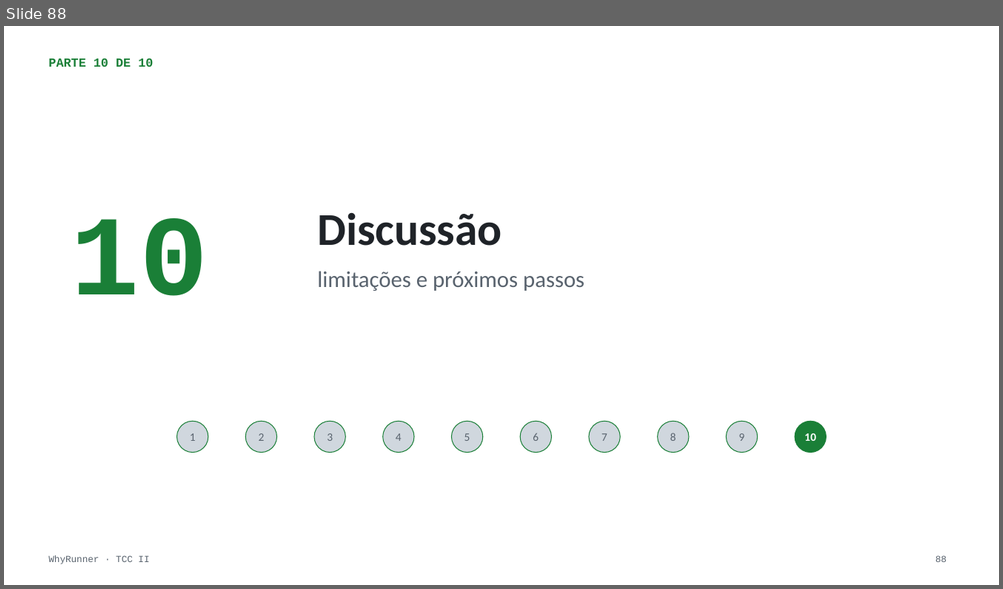
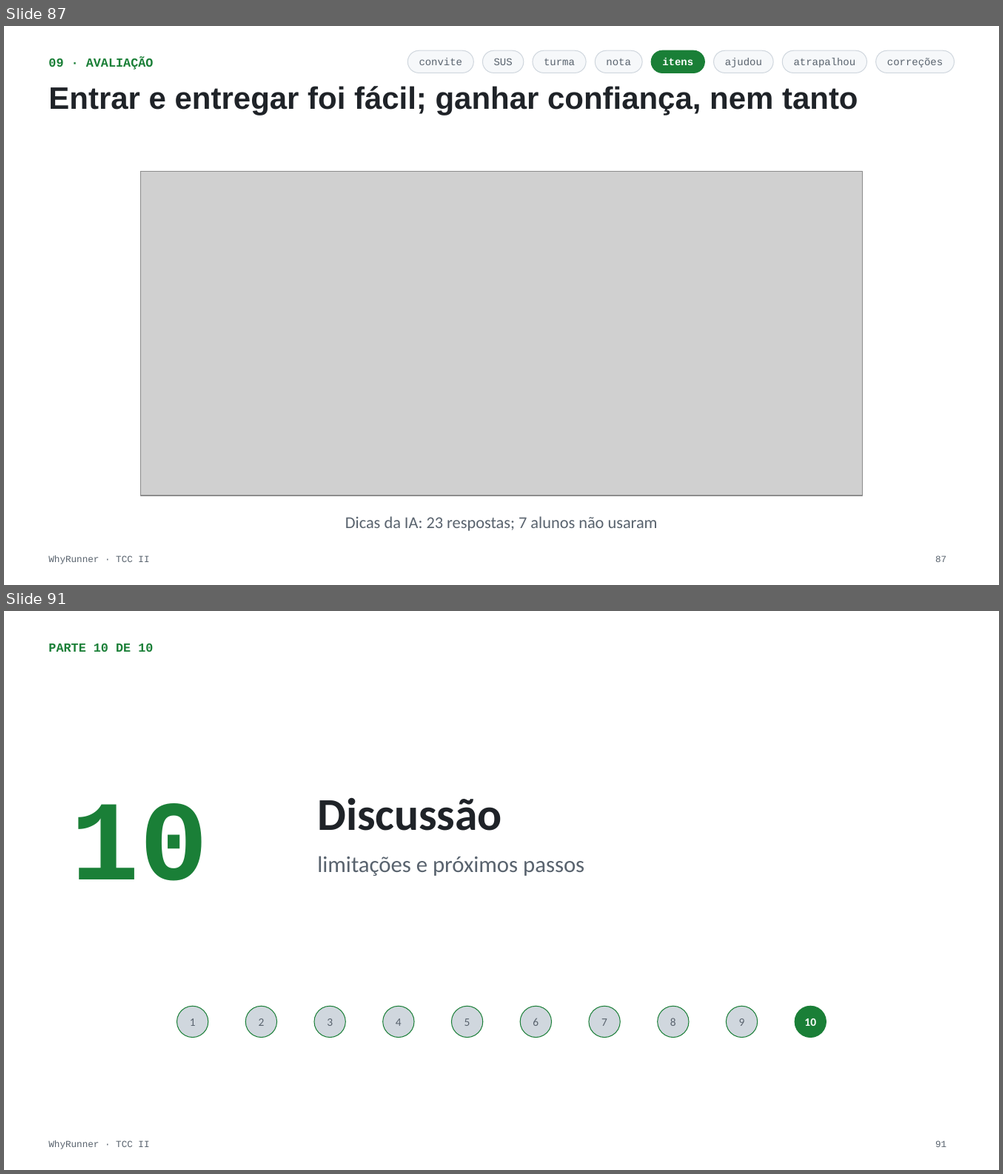
Before and after one commit to whowon2/why-runner, a slide deck: WhyRunner — Apresentação TCC II v5.pptx. Shown one above the other, each under a label of ours: slide 88 before the commit, slides 87 and 91 after it; the slides between them are not shown. The pictures are 1003x589 and 1003x1174 pixels, drawn with LibreOffice and Linux fonts; fonts in the diff are those of the drawing; grey boxes stand for pictures. Boxes give left, top, right and bottom in pixels: in the first picture for what was removed or moved away, otherwise in the second. Text is boxed around its words. In the diff, an @@ line names an element or a change of style, - is before the commit and + after.

```diff
--- a/WhyRunner — Apresentação TCC II v5.pptx
+++ b/WhyRunner — Apresentação TCC II v5.pptx
@@ slide 87 added at (4,26,999,585), background #FFFFFF; not listed: 1 template element that a slide beside it also shows @@
@@ text added at (48,57,153,70), 12 pt, text #1A7F37, bold @@
+09 · AVALIAÇÃO
@@ rounded rectangle added at (407,50,473,73), fill #F6F8FA, outline #D0D7DE 0.75 pt @@
@@ text added at (419,58,463,65), 10 pt, text #59636E @@
+convite
@@ rounded rectangle added at (482,50,523,73), fill #F6F8FA, outline #D0D7DE 0.75 pt @@
@@ text added at (494,58,512,65), 10 pt, text #59636E @@
+SUS
@@ rounded rectangle added at (532,50,586,73), fill #F6F8FA, outline #D0D7DE 0.75 pt @@
@@ text added at (543,59,575,65), 10 pt, text #59636E @@
+turma
@@ rounded rectangle added at (595,50,642,73), fill #F6F8FA, outline #D0D7DE 0.75 pt @@
@@ text added at (606,59,630,65), 10 pt, text #59636E @@
+nota
@@ rounded rectangle added at (651,50,705,73), fill #1A7F37, outline #1A7F37 0.75 pt @@
@@ text added at (662,58,693,65), 10 pt, text #FFFFFF, bold @@
+itens
@@ rounded rectangle added at (714,50,774,73), fill #F6F8FA, outline #D0D7DE 0.75 pt @@
@@ text added at (725,58,762,67), 10 pt, text #59636E @@
+ajudou
@@ rounded rectangle added at (782,50,867,73), fill #F6F8FA, outline #D0D7DE 0.75 pt @@
@@ text added at (794,58,856,67), 10 pt, text #59636E @@
+atrapalhou
@@ rounded rectangle added at (876,50,954,73), fill #F6F8FA, outline #D0D7DE 0.75 pt @@
@@ text added at (887,58,942,67), 10 pt, text #59636E @@
+correções
@@ title added at (48,86,858,116), 30 pt, text #1F2328, bold @@
+Entrar e entregar foi fácil; ganhar confiança, nem tanto
@@ picture added at (141,172,862,496) @@
@@ text added at (345,517,657,531), 16 pt, text #59636E @@
+Dicas da IA: 23 respostas; 7 alunos não usaram
@@ page number added at (935,556,946,562), 9 pt, text #59636E @@
+87
@@ what was slide 88 is now slide 91 @@
@@ page number at (935,1141,946,1147): text changed @@
-88
+91
```
Also in this commit, not shown: 7 slides changed, 5 other slides added, 3 slides removed, 16 other files.
